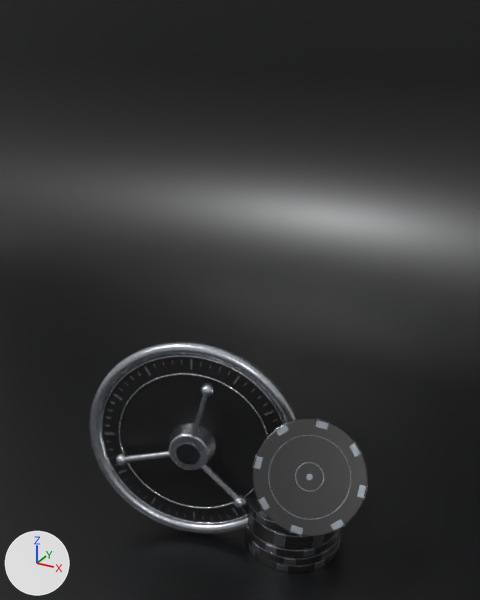
Two versions of the Blender file blender/vault_hero.blend, one commit apart.
The view is the same before and after, from a 50 mm lens placed at (3.72, -6.77, 5.22), pointed at (0.46, -0.83, 2.26). Arrows for +X, +Y and +Z are at lower left; the lights stay in place. The first picture is the older version.

Before the edit, the objects in view are built like this:
```python
ob_cylinder_003 = bpy.data.objects.new('Cylinder.003', me_cylinder_003)
ob_cylinder_003.parent = ob_dial
ob_cylinder_003.location = (0.0, 0.0, 0.0)
ob_herochip = bpy.data.objects.new('HeroChip', None)
ob_herochip.location = (1.55, -1.25, 0.55)
ob_herochip.rotation_euler = (0.908, -0.489, 0.733)  # degrees (52, -28, 42)
ob_stack0 = bpy.data.objects.new('Stack0', None)
ob_stack0.location = (1.04, -0.46, -1.12)
ob_stack0.rotation_euler = (0.00181, -0.00513, 3.367)  # degrees (0.1, -0.3, 193)
ob_stack1 = bpy.data.objects.new('Stack1', None)
ob_stack1.location = (1.04, -0.47, -1.0)
ob_stack1.rotation_euler = (0.0000892, -0.00555, 2.725)  # degrees (0, -0.3, 156)
ob_stack2 = bpy.data.objects.new('Stack2', None)
ob_stack2.location = (1.03, -0.47, -0.88)
ob_stack2.rotation_euler = (-0.000906, 0.00392, 0.778)  # degrees (-0.1, 0.2, 45)
ob_stack3 = bpy.data.objects.new('Stack3', None)
ob_stack3.location = (1.04, -0.44, -0.75)
ob_stack3.rotation_euler = (0.00537, 0.000925, 2.492)  # degrees (0.3, 0.1, 143)
ob_stack4 = bpy.data.objects.new('Stack4', None)
ob_stack4.location = (1.07, -0.47, -0.63)
ob_stack4.rotation_euler = (0.0043, -0.00252, 0.906)  # degrees (0.2, -0.1, 52)
ob_stack5 = bpy.data.objects.new('Stack5', None)
ob_stack5.location = (1.03, -0.46, -0.51)
ob_stack5.rotation_euler = (0.00379, -0.00383, 3.654)  # degrees (0.2, -0.2, 209)
# also in view: 'Cone' at (-0.1, -1.11, 0.26); 'Torus.004' at (-0.12, -0.99, 0.26); 'Sweep' at (0.0, -2.5, 6.57); 'Torus.005' at (-0.11, -1.02, 0.26)
```
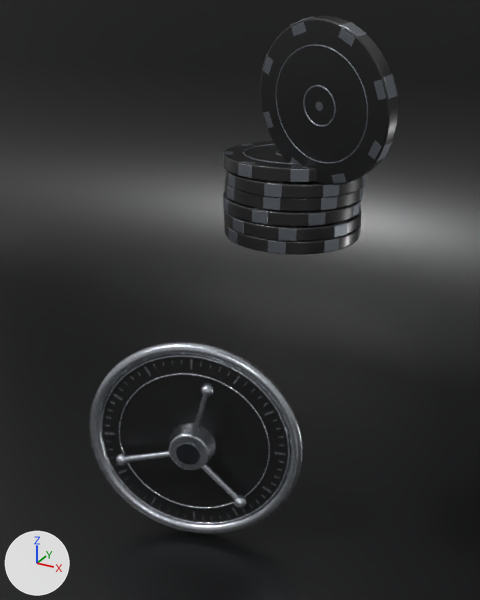
Edits to the bpy script that builds the scene:
```text
Change ob_stack0:
    ob_stack0.location: (1.04, -0.46, -1.12) -> (1.29, -1.36, 3.38)
Change ob_stack1:
    ob_stack1.location: (1.04, -0.47, -1.0) -> (1.29, -1.37, 3.5)
Change ob_stack2:
    ob_stack2.location: (1.03, -0.47, -0.88) -> (1.28, -1.37, 3.62)
Change ob_stack3:
    ob_stack3.location: (1.04, -0.44, -0.75) -> (1.29, -1.34, 3.75)
Change ob_stack4:
    ob_stack4.location: (1.07, -0.47, -0.63) -> (1.32, -1.37, 3.87)
Change ob_stack5:
    ob_stack5.location: (1.03, -0.46, -0.51) -> (1.28, -1.36, 3.99)
Change ob_herochip:
    ob_herochip.location: (1.55, -1.25, 0.55) -> (1.75, -1.85, 4.55)
    ob_herochip.rotation_euler: (0.908, -0.489, 0.733) -> (1.408, -0.489, 2.933)  # degrees (52, -28, 42) -> degrees (81, -28, 168)
```

Where the change shows, as pixel boxes (x1, y1, x2, y2) in the pictures (480 x 600 px):
'HeroChip', moved, turned
    before: (252, 419, 368, 537)
    after: (260, 16, 398, 186)
'Stack5', moved
    before: (246, 497, 292, 534)
    after: (223, 141, 318, 183)
'Stack2', moved
    before: (246, 524, 340, 558)
    after: (223, 192, 361, 227)
'Stack1', moved
    before: (245, 528, 341, 566)
    after: (224, 209, 362, 241)
'Stack4', moved
    before: (248, 510, 334, 544)
    after: (226, 170, 367, 199)
'Stack0', moved
    before: (245, 530, 340, 573)
    after: (224, 221, 361, 255)
'Stack3', moved
    before: (247, 514, 337, 549)
    after: (225, 179, 364, 212)
